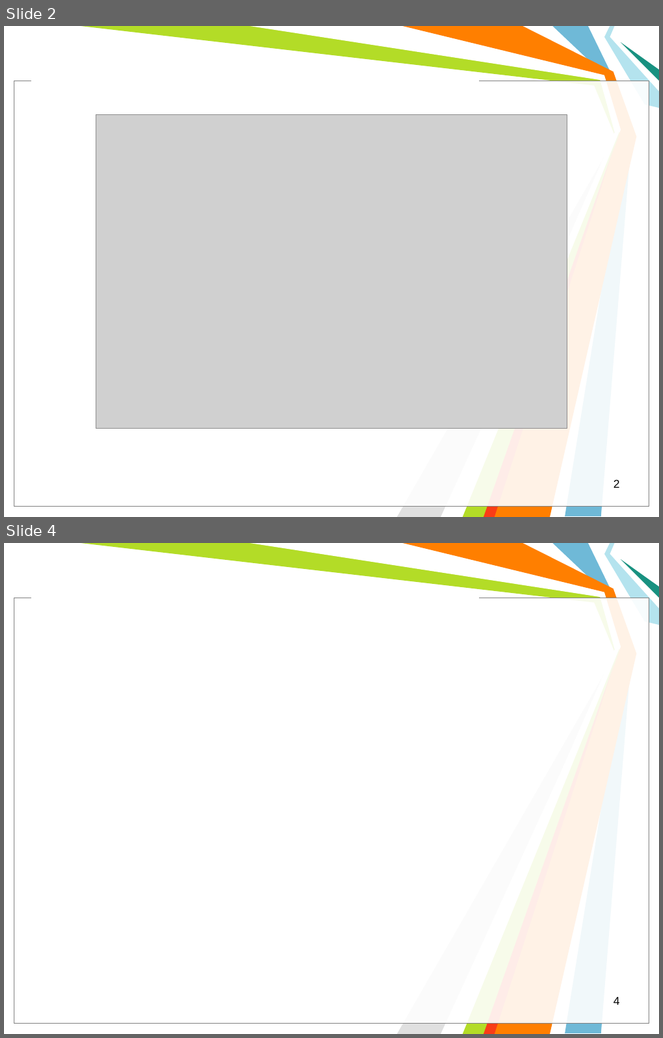
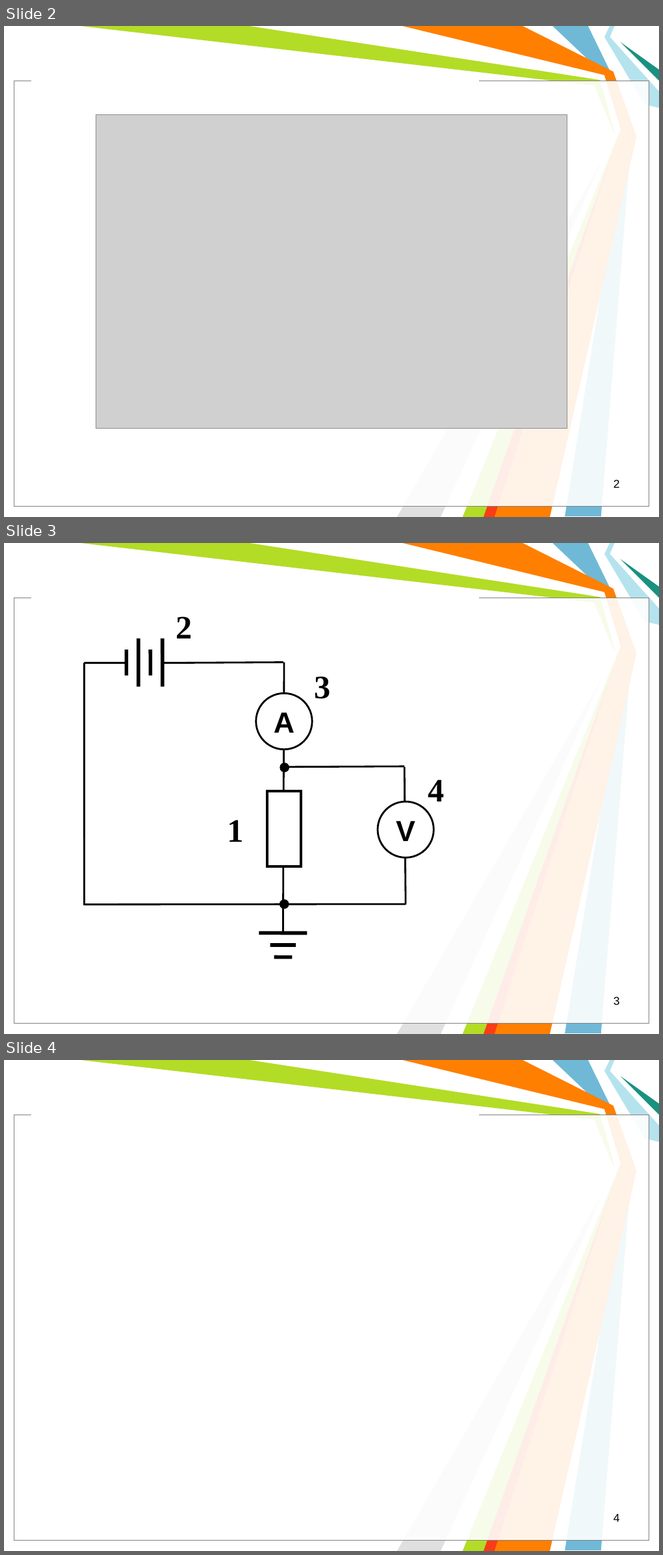
Before and after one commit to l432/NMK, a slide deck: Lecture/Turkmen/Diplom/Less00.ppt. Shown one above the other, each under a label of ours: slides 2 and 4 before the commit, slides 2, 3 and 4 after it; the slides between them are not shown. The pictures are 663x1038 and 663x1555 pixels, drawn with LibreOffice and Linux fonts; fonts in the diff are those of the drawing; grey boxes stand for pictures; background and template pictures are left out. Boxes give left, top, right and bottom in pixels: in the first picture for what was removed or moved away, otherwise in the second. Text is boxed around its words. In the diff, an @@ line names an element or a change of style, - is before the commit and + after.

```diff
--- a/Lecture/Turkmen/Diplom/Less00.ppt
+++ b/Lecture/Turkmen/Diplom/Less00.ppt
@@ slide 3 added at <box>4,543,659,1034</box>, background #FFFFFF; not listed: 11 template elements that a slide beside it also shows @@
@@ text added at <box>176,616,192,639</box>, 36 pt, text #000000, bold @@
+2
@@ group added at <box>126,639,163,687</box>: 4 lines @@
@@ line added from (84, 663) to (126, 663), #000000 2.01 pt @@
@@ line added from (84, 663) to (84, 905), #000000 2.01 pt @@
@@ line added from (163, 663) to (284, 662), #000000 2.01 pt @@
@@ line added from (284, 662) to (283, 932), #000000 2.01 pt @@
@@ text added at <box>314,676,330,699</box>, 36 pt, text #000000, bold @@
+3
@@ ellipse added at <box>256,694,313,750</box>, fill #FFFFFF, outline #000000 2.01 pt, 32 pt, text #000000, bold @@
+A
@@ ellipse added at <box>280,764,288,772</box>, fill #000000, outline #000000 2.01 pt @@
@@ line added from (284, 767) to (404, 767), #000000 2.01 pt @@
@@ line added from (404, 767) to (406, 904), #000000 2.01 pt @@
@@ rectangle added at <box>267,791,301,867</box>, fill #FFFFFF, outline #000000 3 pt @@
@@ text added at <box>428,780,444,802</box>, 36 pt, text #000000, bold @@
+4
@@ ellipse added at <box>378,802,434,858</box>, fill #FFFFFF, outline #000000 2.01 pt, 32 pt, text #000000, bold @@
+V
@@ text added at <box>227,820,243,842</box>, 36 pt, text #000000, bold @@
+1
@@ line added from (84, 904) to (406, 904), #000000 2.01 pt @@
@@ ellipse added at <box>280,901,288,908</box>, fill #000000, outline #000000 2.01 pt @@
@@ line added from (259, 934) to (308, 934), #000000 4 pt @@
@@ line added from (270, 945) to (296, 945), #000000 4 pt @@
@@ line added from (274, 957) to (293, 957), #000000 4 pt @@
@@ page number added at <box>614,997,620,1005</box>, 12.5 pt, text #000000 @@
+3
```
Also in this commit, not shown: 1 slide removed, 5 other files.
